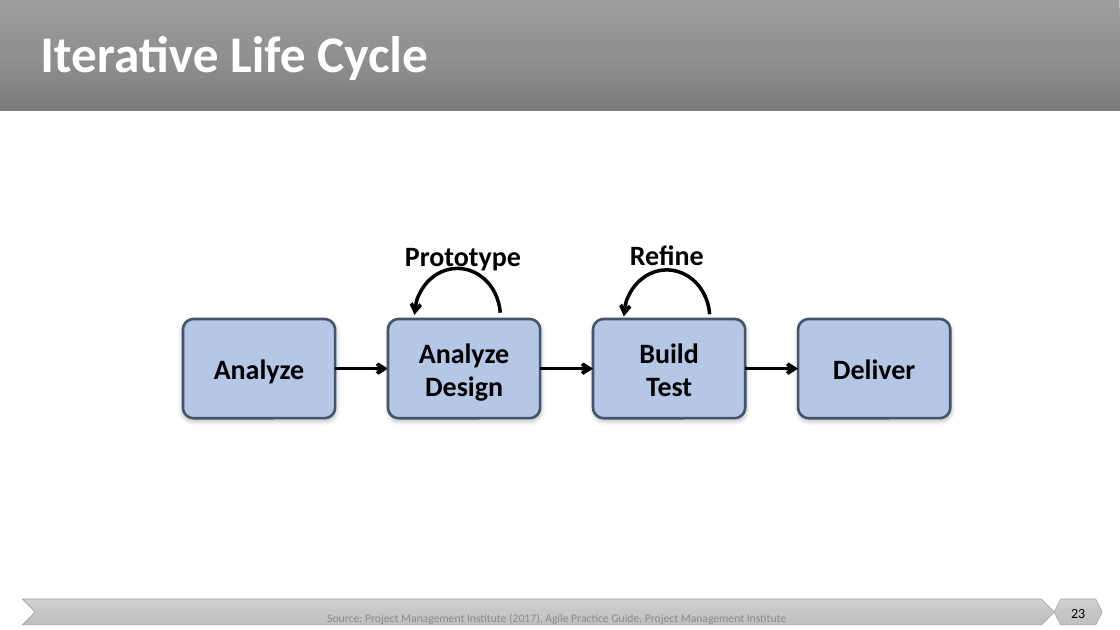
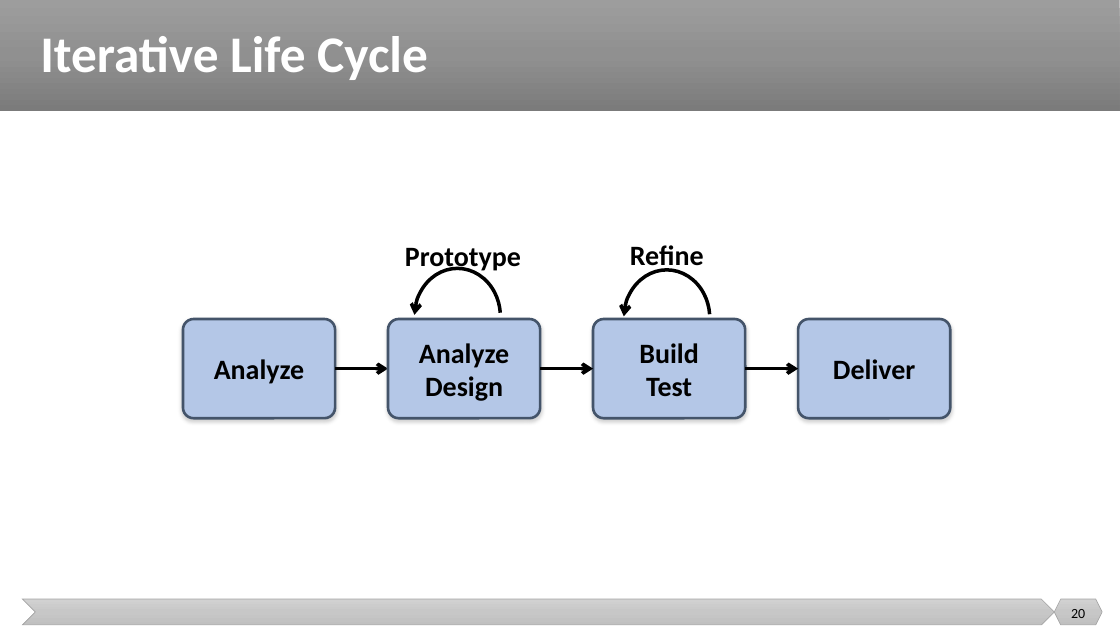
Before and after one commit to malenezi/malenezi, a slide deck: slide 20 of SE423/Lectures/2-Software Engineering/Software Engineering.pptx (slide 23 before the commit). Drawn at 1120x630 pixels with LibreOffice and Linux fonts; fonts in the diff are those of the drawing. Boxes give left, top, right and bottom in pixels: in the first picture for what was removed or moved away, otherwise in the second. Text is boxed around its words. In the diff, an @@ line names an element or a change of style, - is before the commit and + after.

```diff
--- a/SE423/Lectures/2-Software Engineering/Software Engineering.pptx
+++ b/SE423/Lectures/2-Software Engineering/Software Engineering.pptx
@@ text removed at [327, 614, 786, 626] @@
-Source: Project Management Institute (2017), Agile Practice Guide, Project Management Institute
@@ page number at [1071, 609, 1085, 618]: text changed @@
-23
+20
```
Also in this commit, not shown: 29 other slides changed, 5 slides removed, 10 other files.
